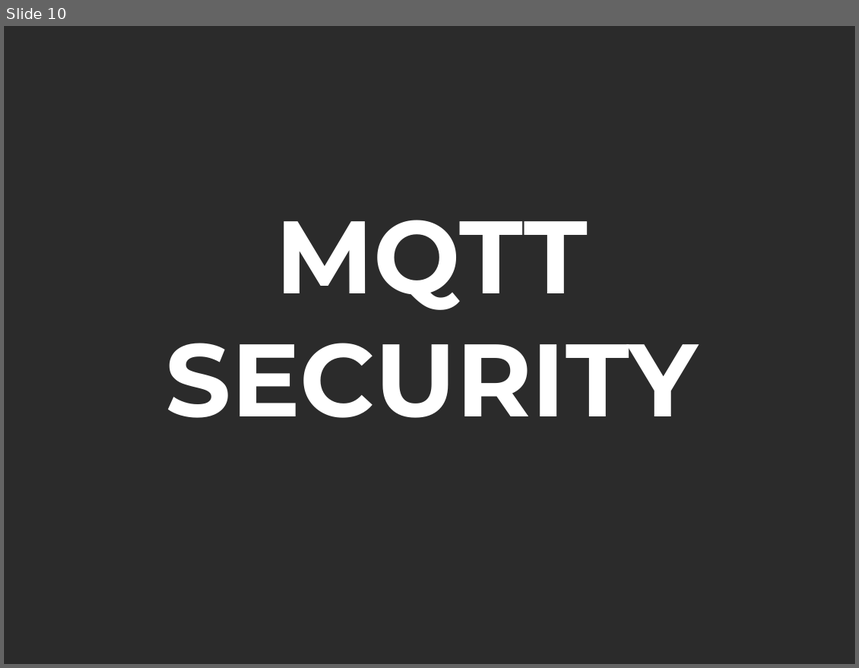
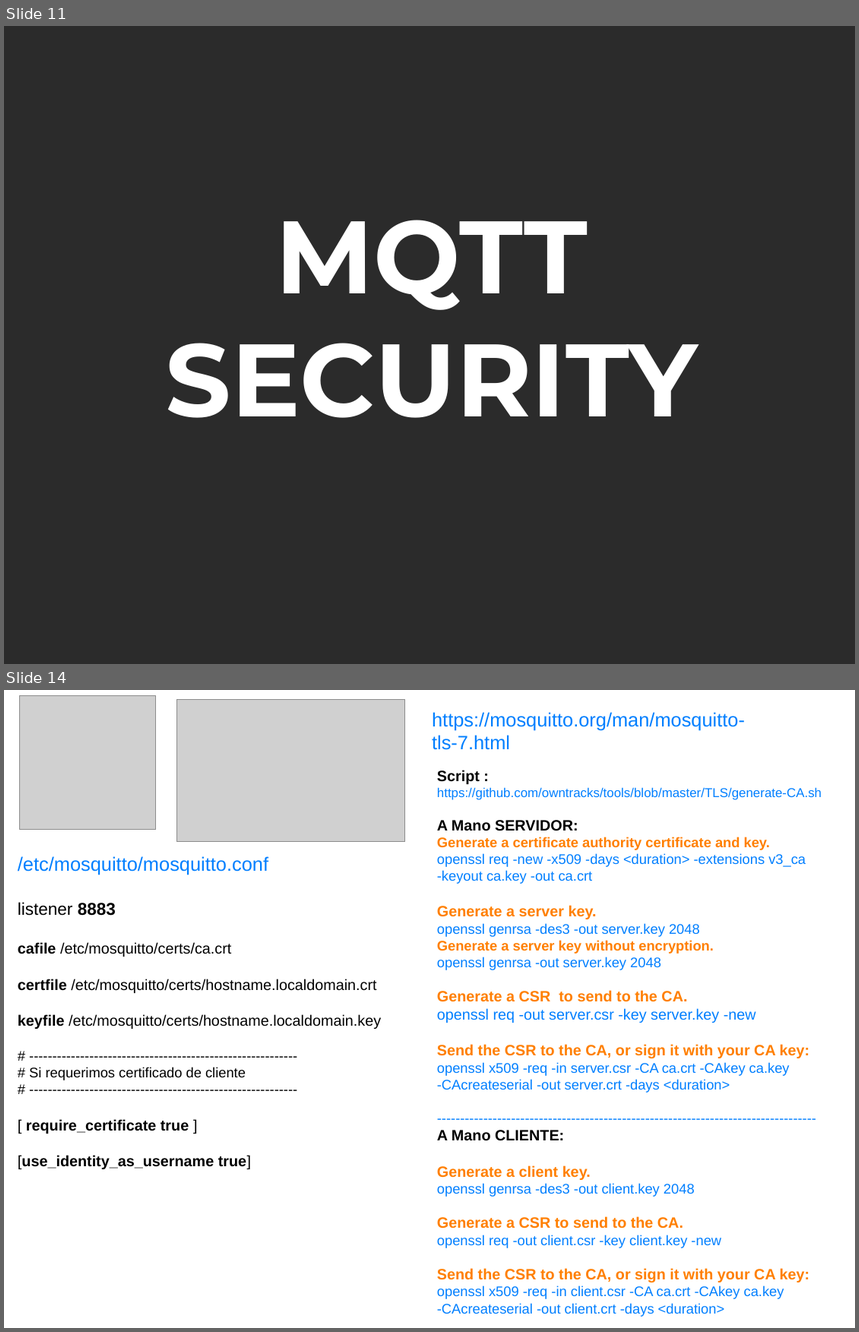
Before and after one commit to Heserral/MQTT_VigoLabs, a slide deck: MQTT_Vigolabs.odp. Shown one above the other, each under a label of ours: slide 10 before the commit, slides 11 and 14 after it; the slides between them are not shown. The pictures are 859x668 and 859x1332 pixels, drawn with LibreOffice and Linux fonts; fonts in the diff are those of the drawing; grey boxes stand for pictures; background and template pictures are left out; a plain dark background stands for a picture behind light text. Boxes give left, top, right and bottom in pixels: in the first picture for what was removed or moved away, otherwise in the second. Text is boxed around its words. In the diff, an @@ line names an element or a change of style, - is before the commit and + after.

```diff
--- a/MQTT_Vigolabs.odp
+++ b/MQTT_Vigolabs.odp
@@ slide 14 added at (4,690,855,1328), background #FFFFFF @@
@@ picture added at (19,695,156,830) @@
@@ picture added at (177,700,405,842) @@
@@ text added at (432,712,745,750), 18 pt, text #007FFF @@
+https://mosquitto.org/man/mosquitto-tls-7.html
@@ text added at (437,770,822,1314), 13 pt, text #007FFF @@
+Script :
+https://github.com/owntracks/tools/blob/master/TLS/generate-CA.sh
+A Mano SERVIDOR:
+Generate a certificate authority certificate and key.
+openssl req -new -x509 -days <duration> -extensions v3_ca -keyout ca.key -out ca.crt
+Generate a server key.
+openssl genrsa -des3 -out server.key 2048
+Generate a server key without encryption.
+openssl genrsa -out server.key 2048
+Generate a CSR to send to the CA.
+openssl req -out server.csr -key server.key -new
+Send the CSR to the CA, or sign it with your CA key:
+openssl x509 -req -in server.csr -CA ca.crt -CAkey ca.key -CAcreateserial -out server.crt -days <duration>
+----------------------------------------------------------------------------------
+A Mano CLIENTE:
+Generate a client key.
+openssl genrsa -des3 -out client.key 2048
+Generate a CSR to send to the CA.
+openssl req -out client.csr -key client.key -new
+Send the CSR to the CA, or sign it with your CA key:
+openssl x509 -req -in client.csr -CA ca.crt -CAkey ca.key -CAcreateserial -out client.crt -days <duration>
@@ text added at (18,856,381,1170), 14 pt, text #000000 @@
+/etc/mosquitto/mosquitto.conf
+listener 8883
+cafile /etc/mosquitto/certs/ca.crt
+certfile /etc/mosquitto/certs/hostname.localdomain.crt
+keyfile /etc/mosquitto/certs/hostname.localdomain.key
+# ----------------------------------------------------------
+# Si requerimos certificado de cliente
+# ----------------------------------------------------------
+[ require_certificate true ]
+[use_identity_as_username true]
@@ what was slide 10 is now slide 11 @@
```
Also in this commit, not shown: 4 other slides added, 1 slide removed.
